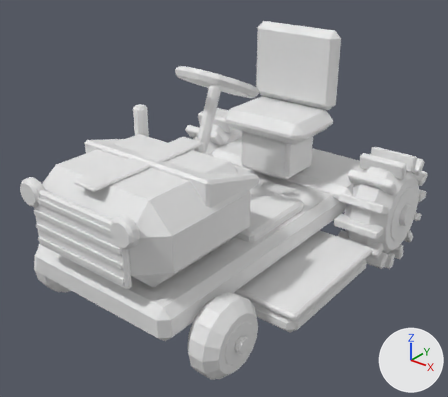
Two versions of the FBX model art/tools/out/rider.fbx, one commit apart.
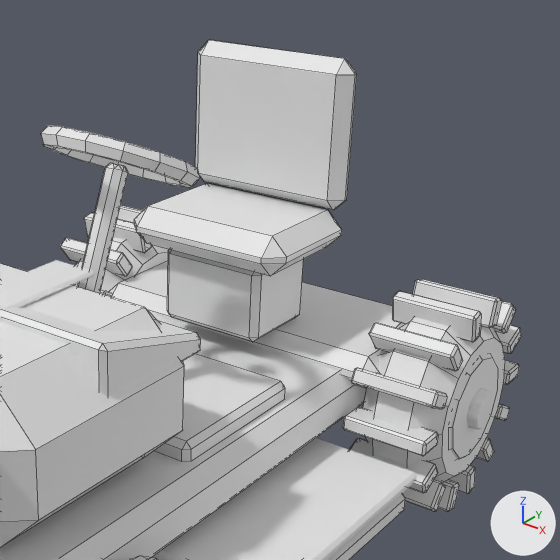
Old and new are each drawn whole from a 50 mm lens placed at (5.55, -7.79, 5.59), pointed at (0.09, -0.97, 1.36) and again close up on the part from 34% to 100% of the width and 0% to 74% of the height. The axes (+X, +Y, +Z) are drawn at lower right. The lights are the same throughout. The first two pictures are the older version. The close-ups show mesh edges as thin lines.

The first close-up shows 'Accent', 'Accent2', 'Accent2#Spin3', 'Chrome#Spin3', 'Dark', 'Rubber#Spin3', 'Rubber#Spin4', 'Seat', 'SteeringWheel' and 1 more.
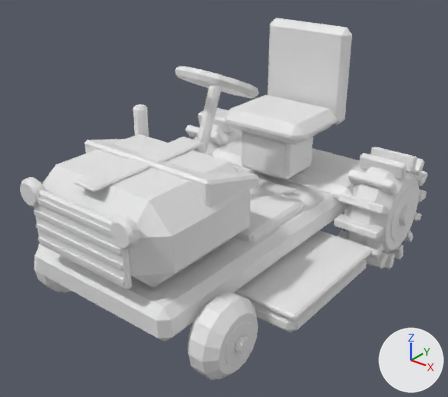
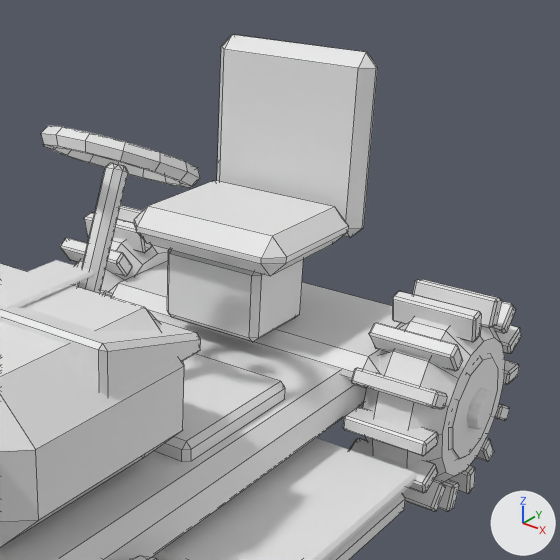
Pixel boxes [x1, y1, x2, y2] of what changed, in the close-ups (560 x 560 px; the box of a moved part takes in the faces that stretch with it):
'Seat', reshaped (9% wider)
    before: [134, 40, 357, 276]
    after: [134, 34, 378, 276]
part 1 of me_seat, moved or reshaped
    before: [149, 183, 342, 276]
    after: [149, 180, 349, 276]
part 2 of me_seat, moved or reshaped
    before: [195, 52, 201, 168]
    after: [217, 46, 224, 182]
part 3 of me_seat, moved or reshaped
    before: [198, 55, 357, 210]
    after: [220, 49, 378, 238]
part 4 of me_seat, moved or reshaped
    before: [198, 40, 356, 75]
    after: [222, 34, 377, 68]

The change in detail:
me_seat is used by ob_seat; location (0.0, 0.0, 0.0).
me_seat had 48 vertices, 52 faces and spanned x -0.8..0.8, y 0.0..1.21, z 2.05..3.7.
me_seat now has 48 vertices, 52 faces and spans x -0.8..0.8, y 0.0..1.57, z 2.05..3.7.
me_seat part 1: 12 of the vertices in x -0.8..0.8, y 1.05..1.2, z 2.05..2.4 are moved by (0.0, 0.12, 0.0).
me_seat part 2: all 6 vertices in x -0.8..-0.69, y 0.96..1.21, z 2.4..2.51 are moved by (0.0, 0.37, -0.35).
me_seat part 3: all 6 vertices in x 0.69..0.8, y 0.95..1.2, z 2.4..2.51 are moved by (0.0, 0.37, -0.35).
me_seat part 4: all 12 vertices in x -0.8..0.8, y 0.95..1.21, z 3.59..3.7 are moved by (0.0, 0.37, 0.0).
